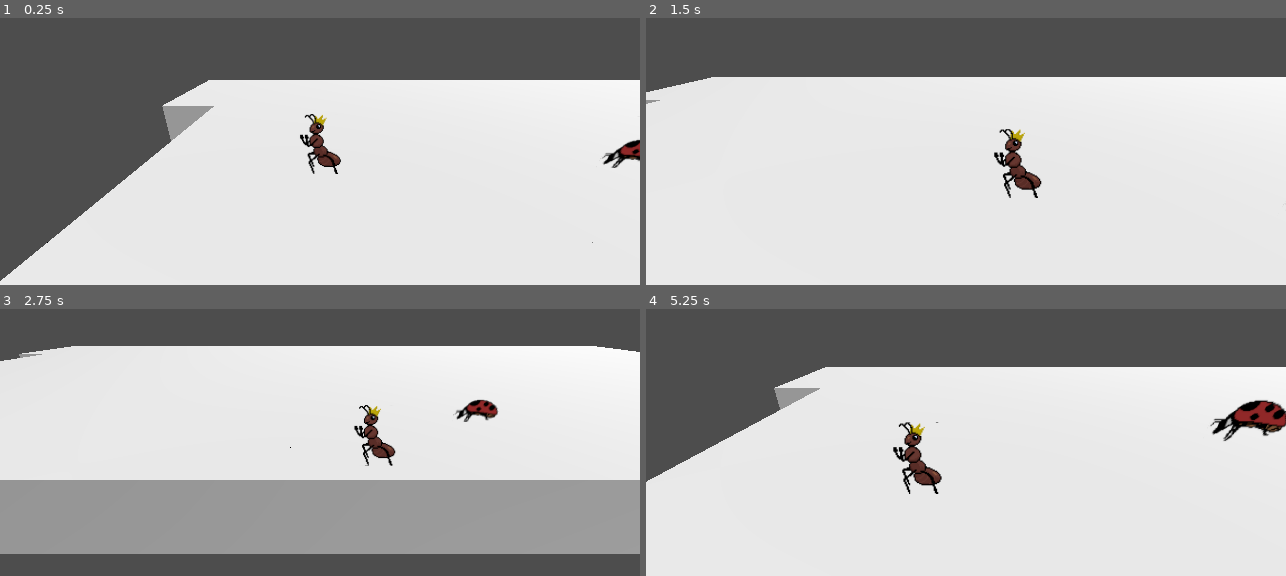
Above: before the commit, frames 1-4 (two rows, left to right).
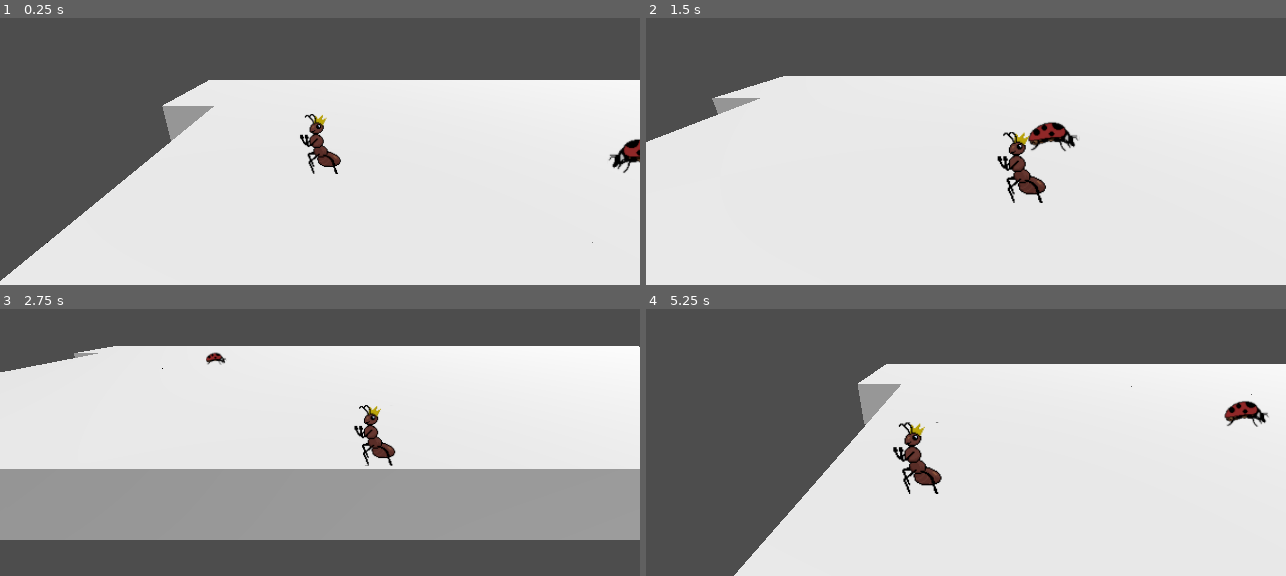
Above: after the commit, the same moments.

Repository: OsmanAlec/Anterric
Game: Godot game, scene res://scenes/world.tscn
The game is run twice, just before and just after one commit, with the same random seed, the same clock (stepped at 60 frames per second) and the same inputs. This scene is started directly instead of the project's main scene.
Inputs (mouse positions are in pixels of both pictures, inside the frame that each line leads up to):
- Up to frame 1 (0.25 s): no input
- Up to frame 2 (1.5 s): tap Enter (ui_accept) at 0.5, 0.77, 0.8, 1.07, 1.35 s; move the mouse to (1106, 87) at 0.52 s; hold Right (ui_right) 0.53-1.28 s; click (1106, 87) at 0.6 s; move the mouse to (838, 122) at 1.27 s; hold Down (ui_down) from 1.28 s (still down)
- Up to frame 3 (2.75 s): tap Enter (ui_accept) at 1.52, 1.82, 2.3 s; click (192, 413) at 1.55 s; move the mouse to (384, 317) at 2.02 s; release Down (ui_down) at 2.03 s; hold Right (ui_right) from 2.03 s (still down); tap Space (dash) at 2.1 s
- Up to frame 4 (5.25 s): move the mouse to (934, 469) at 2.77 s; release Right (ui_right) at 2.78 s; hold Up (ui_up) 2.78-3.53 s; click (934, 469) at 2.85 s; tap Enter (ui_accept) at 3.02, 3.32, 3.77, 3.8, 4.07, 4.35, 4.52, 4.82 s; move the mouse to (1158, 450) at 3.52 s; hold Left (ui_left) 3.53-5.03 s; click (1158, 450) at 3.6 s; move the mouse to (774, 341) at 4.27 s; click (774, 341) at 4.55 s; move the mouse to (998, 397) at 5.02 s; hold Down (ui_down) from 5.03 s (still down); tap Space (dash) at 5.1 s

The runs differ from the first frame. In frame 1, 0.3% of the frame differs, in the area x 94-100%, y 45-59%; in frame 2, 4.1%; in frame 3, 11%; in frame 4, 17%, in the area x 0-100%, y 20-100%.

Commit message:
figured out animation flipping for lady bug

Diff:
--- a/placeholder/scenes/ladybug.gd
+++ b/placeholder/scenes/ladybug.gd
@@ -1,27 +1,18 @@
 extends CharacterBody3D
 
 const SPEED = 5.0
-const JUMP_VELOCITY = 4.5
+var isFlying:bool = false
+var state:String = "idle"
 
 
 func _physics_process(delta: float) -> void:
-	# Add the gravity.
-	if not is_on_floor():
-		velocity += get_gravity() * delta
 
-	# Handle jump.
-	if Input.is_action_just_pressed("ui_accept") and is_on_floor():
-		velocity.y = JUMP_VELOCITY
+	$Animations.play(state)
 
-	# Get the input direction and handle the movement/deceleration.
-	# As good practice, you should replace UI actions with custom gameplay actions.
-	var input_dir := Input.get_vector("ui_left", "ui_right", "ui_up", "ui_down")
-	var direction := (transform.basis * Vector3(input_dir.x, 0, input_dir.y)).normalized()
-	if direction:
-		velocity.x = direction.x * SPEED
-		velocity.z = direction.z * SPEED
-	else:
-		velocity.x = move_toward(velocity.x, 0, SPEED)
-		velocity.z = move_toward(velocity.z, 0, SPEED)
+	if Input.is_action_just_pressed("primary_attack"):
+		$Animations.set_flip_h(true) #all this does is if player attacks, ladybug turns to the left side
+
+
+
 
 	move_and_slide()
--- a/placeholder/scenes/ladybug.tscn
+++ b/placeholder/scenes/ladybug.tscn
@@ -1,11 +1,28 @@
-[gd_scene load_steps=9 format=3 uid="uid://c8leysd8nl2tm"]
+[gd_scene load_steps=14 format=3 uid="uid://c8leysd8nl2tm"]
 
 [ext_resource type="Script" path="res://scenes/ladybug.gd" id="1_4v5jg"]
-[ext_resource type="Texture2D" uid="uid://t6s02tqf1odo" path="res://art/enemies/ladybug/ladybug.png" id="1_5nhpo"]
+[ext_resource type="Texture2D" uid="uid://t6s02tqf1odo" path="res://art/enemies/ladybug/walking.png" id="1_5nhpo"]
+[ext_resource type="Texture2D" uid="uid://myfyny1fu7up" path="res://art/enemies/ladybug/idle.png" id="2_qsdln"]
 
 [sub_resource type="CapsuleShape3D" id="CapsuleShape3D_78va4"]
 radius = 0.2
 height = 0.7
+
+[sub_resource type="AtlasTexture" id="AtlasTexture_r70s0"]
+atlas = ExtResource("2_qsdln")
+region = Rect2(0, 0, 320, 320)
+
+[sub_resource type="AtlasTexture" id="AtlasTexture_hg6mp"]
+atlas = ExtResource("2_qsdln")
+region = Rect2(320, 0, 320, 320)
+
+[sub_resource type="AtlasTexture" id="AtlasTexture_ea2is"]
+atlas = ExtResource("2_qsdln")
+region = Rect2(640, 0, 320, 320)
+
+[sub_resource type="AtlasTexture" id="AtlasTexture_5salb"]
+atlas = ExtResource("2_qsdln")
+region = Rect2(960, 0, 320, 320)
 
 [sub_resource type="AtlasTexture" id="AtlasTexture_0hm86"]
 atlas = ExtResource("1_5nhpo")
@@ -27,6 +44,23 @@
 animations = [{
 "frames": [{
 "duration": 1.0,
+"texture": SubResource("AtlasTexture_r70s0")
+}, {
+"duration": 1.0,
+"texture": SubResource("AtlasTexture_hg6mp")
+}, {
+"duration": 1.0,
+"texture": SubResource("AtlasTexture_ea2is")
+}, {
+"duration": 1.0,
+"texture": SubResource("AtlasTexture_5salb")
+}],
+"loop": true,
+"name": &"idle",
+"speed": 8.0
+}, {
+"frames": [{
+"duration": 1.0,
 "texture": SubResource("AtlasTexture_0hm86")
 }, {
 "duration": 1.0,
@@ -39,21 +73,20 @@
 "texture": SubResource("AtlasTexture_lqbvs")
 }],
 "loop": true,
-"name": &"walking",
+"name": &"walking horizontal",
 "speed": 8.0
 }]
 
 [node name="Ladybug" type="CharacterBody3D"]
 script = ExtResource("1_4v5jg")
 
-[node name="CharacterBody3D" type="CollisionShape3D" parent="."]
+[node name="Body" type="CollisionShape3D" parent="."]
 transform = Transform3D(-4.37114e-08, -1, 0, 1, -4.37114e-08, 0, 0, 0, 1, -8.74228e-09, 0.2, 0)
 shape = SubResource("CapsuleShape3D_78va4")
 
-[node name="AnimatedSprite3D" type="AnimatedSprite3D" parent="."]
+[node name="Animations" type="AnimatedSprite3D" parent="."]
 transform = Transform3D(1, 0, 0, 0, 1, 0, 0, 0, 1, 0, 0.3, 0)
 pixel_size = 0.002
+billboard = 1
 sprite_frames = SubResource("SpriteFrames_udug2")
-animation = &"walking"
-frame = 2
-frame_progress = 0.724693
+animation = &"idle"
Binary file added: placeholder/art/enemies/ladybug/idle.png
Not shown, added: placeholder/art/enemies/ladybug/idle.png.import
Renamed: placeholder/art/enemies/ladybug/ladybug.png -> placeholder/art/enemies/ladybug/walking.png
Not shown, changed: placeholder/art/enemies/ladybug/walking.png.import
